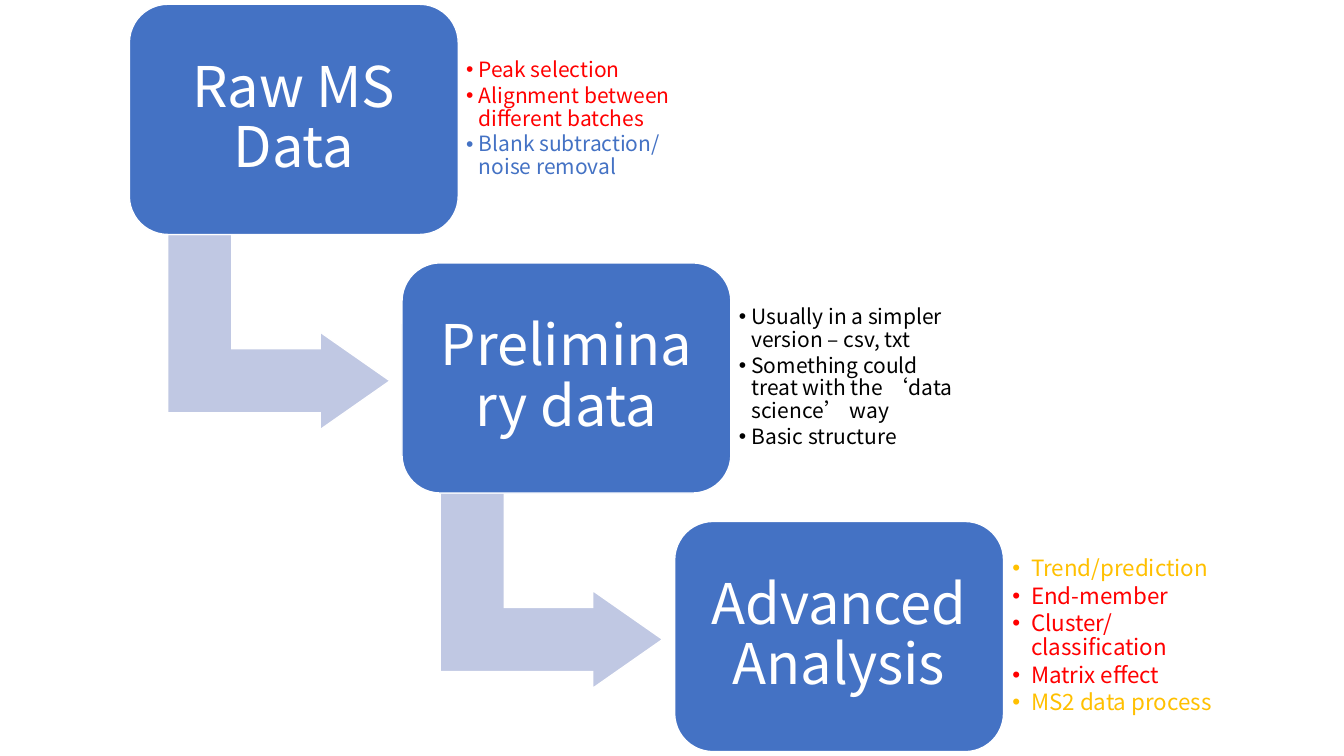
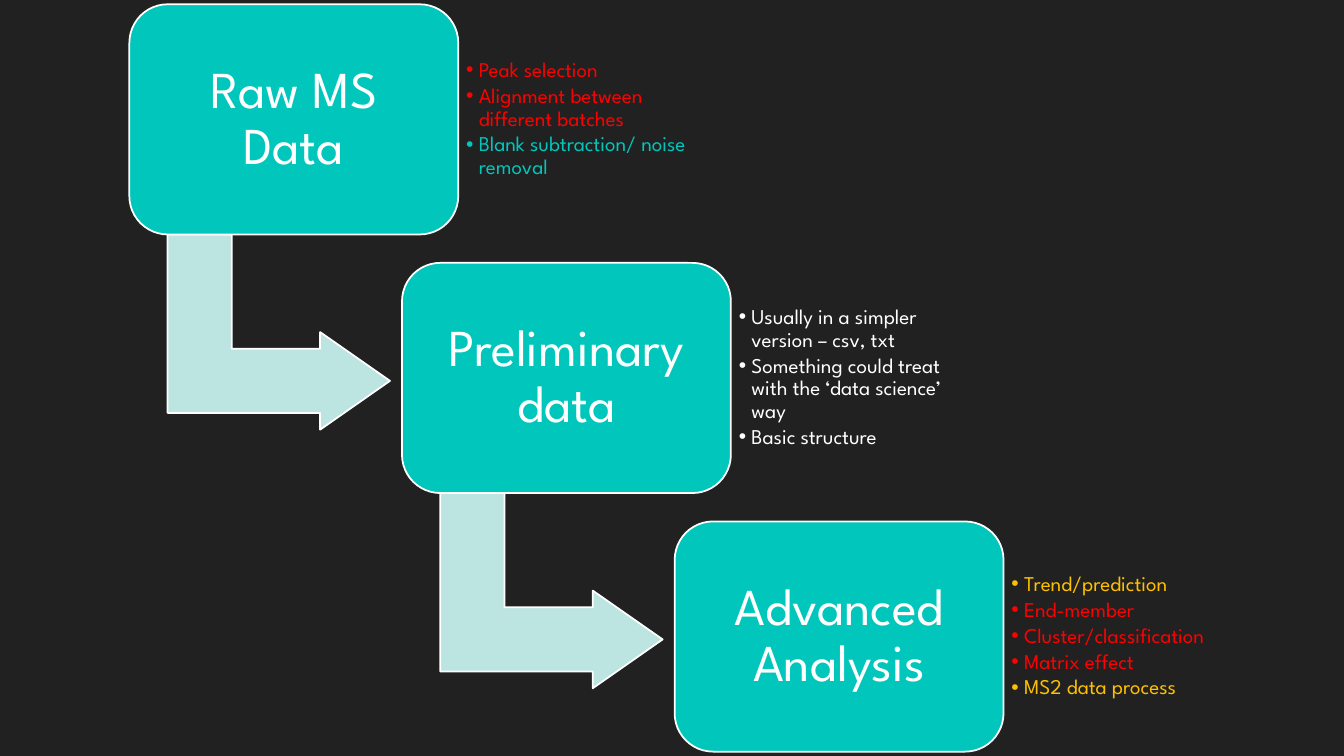
Before and after one commit to XiminHu/mass-suite, a slide deck: slide 1 of doc/20200327 Capstone HRMS.pptx. Drawn at 1344x756 pixels with LibreOffice and Linux fonts; fonts in the diff are those of the drawing; background and template pictures are left out. Boxes give left, top, right and bottom in pixels: in the first picture for what was removed or moved away, otherwise in the second. Text is boxed around its words. In the diff, an @@ line names an element or a change of style, - is before the commit and + after.

```diff
--- a/doc/20200327 Capstone HRMS.pptx
+++ b/doc/20200327 Capstone HRMS.pptx
@@ background #FFFFFF to #212121 @@
@@ text "Peak selection" at [479,62,685,174]: font Noto Sans CJK SC to League Spartan; text colour #4472C4 to #00C6BB in "Blank subtraction/ noise removal" @@
@@ bent up arrow at [168,234,391,430]: fill #C1C9E4 to #BDE5E0; outline #FFFFFF 1 pt to #FFFFFF 1.25 pt @@
@@ text "Usually in a simpler version ..." at [751,309,941,445]: font Noto Sans CJK SC to League Spartan, text colour #000000 to #FFFFFF @@
@@ bent up arrow at [440,494,663,689]: fill #C1C9E4 to #BDE5E0; outline #FFFFFF 1 pt to #FFFFFF 1.25 pt @@
@@ fill #4472C4 to #00C6BB; outline #FFFFFF 1 pt to #FFFFFF 1.25 pt in 3 elements at [129,4,458,234], [402,263,731,493], [675,521,1003,751] @@
@@ size 40 to 37 pt, font Noto Sans CJK SC to League Spartan; less space between paragraphs in 3 elements at [210,73,378,165], [449,330,684,423], [734,589,943,692] @@
@@ text "Trend/prediction" at [1024,576,1204,699]: size 16 to 15 pt, font Noto Sans CJK SC to League Spartan; indent changed @@
```
Also in this commit, not shown: 7 other slides changed, 4 slides added, 3 slides removed, 1 other file.
